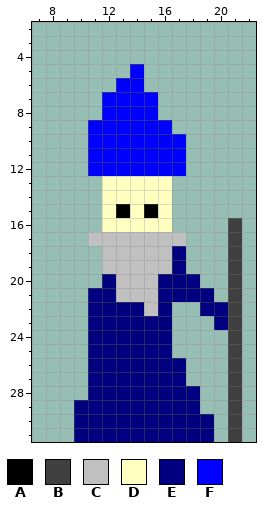
One commit to this pixel-art sprite: GAME_TP_2.gmx/sprites/images/spr_player2_down_0.png. Above, as it was before the edit.
The file is 32x32 pixels. Pixels under 10% opacity are left out. Shown: x 7..22, y 2..31.
Palette (. is transparent): A #000000  B #404040  C #c0c0c0  D #ffffc0  E #000080  F #0000ff
Pixels before, first column x 10:
 5 ....F.......
 6 ...FF.......
 7 ..FFFF......
 8 ..FFFF......
 9 .FFFFFF.....
10 .FFFFFFF....
11 .FFFFFFF....
12 .FFFFFFF....
13 ..DDDDD.....
14 ..DDDDD.....
15 ..DADAD.....
16 ..DDDDD....B
17 .CCCCCCC...B
18 ..CCCCCE...B
19 ..CCCCCE...B
20 ..ECCCEEE..B
21 .EECCCEEEE.B
22 .EEEECE..EEB
23 .EEEEEE...EB
24 .EEEEEE....B
25 .EEEEEE....B
26 .EEEEEEE...B
27 .EEEEEEE...B
28 .EEEEEEEE..B
29 EEEEEEEEE..B
30 EEEEEEEEEE.B
31 EEEEEEEEEE.B
Once edited:
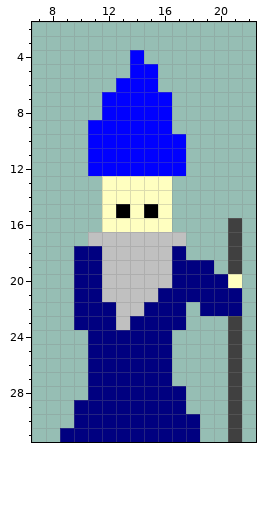
What changed:
Changed rows in their new state; - is an unchanged pixel.
first column x 14:
 4 F--
 5 -F-
 6 -F-
 7 --F
 8 --F
first column x 9:
18 -EE----------
19 -EE------EE--
20 -EEC---C--EED
21 -E-C-------EE
22 -E--CCE-E---E
23 -E--C---E--.-
26 --------.----
27 --------.----
28 ---------.---
29 ---------.---
30 ----------.--
31 E---------.--
Changed places in both pictures, as pixel boxes (x1, y1, x2, y2):
added: (130, 50, 172, 120)
changed: (74, 246, 242, 442)
added: (60, 428, 74, 442)
